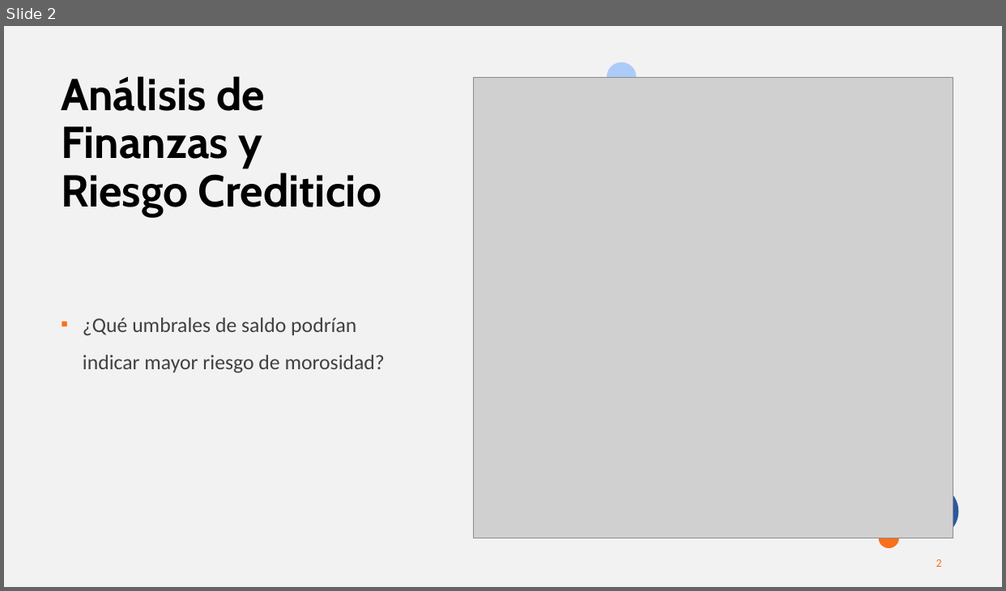
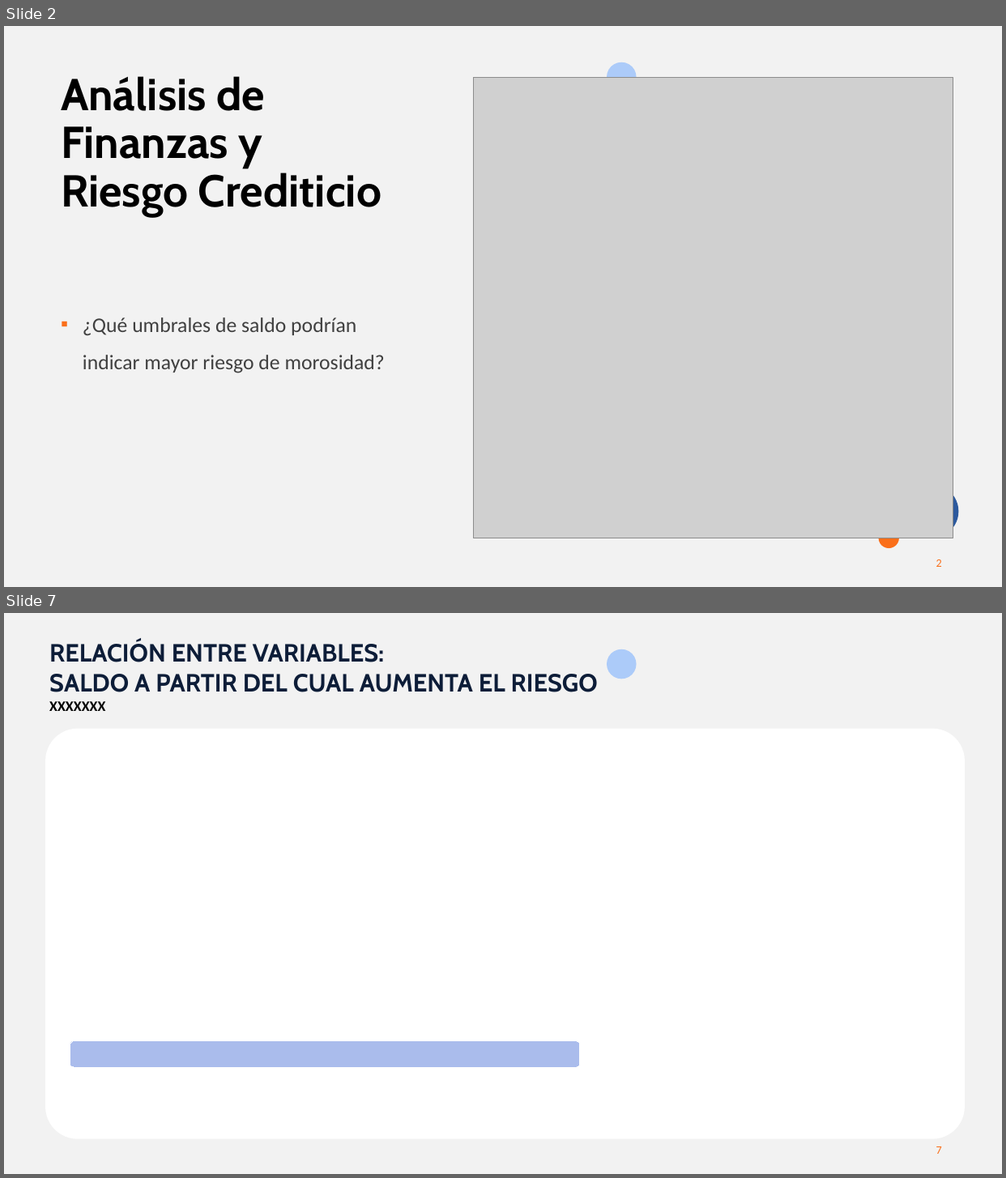
Before and after one commit to MarinaTorba/PersonalDataProrjects, a slide deck: Equip_B/results/S3_Presentacion_Finanzas.pptx. Shown one above the other, each under a label of ours: slide 2 before the commit, slides 2 and 7 after it; the slides between them are not shown. The pictures are 1006x591 and 1006x1178 pixels, drawn with LibreOffice and Linux fonts; fonts in the diff are those of the drawing; grey boxes stand for pictures. Boxes give left, top, right and bottom in pixels: in the first picture for what was removed or moved away, otherwise in the second. Text is boxed around its words. In the diff, an @@ line names an element or a change of style, - is before the commit and + after.

```diff
--- a/Equip_B/results/S3_Presentacion_Finanzas.pptx
+++ b/Equip_B/results/S3_Presentacion_Finanzas.pptx
@@ slide 7 added at (x1=4, y1=613, x2=1002, y2=1174), background #F2F2F2; not listed: 2 template elements that a slide beside it also shows @@
@@ text added at (x1=49, y1=641, x2=598, y2=711), 24 pt, text #0D1D38, bold @@
+RELACIÓN ENTRE VARIABLES:
+SALDO A PARTIR DEL CUAL AUMENTA EL RIESGO
+XXXXXXX
@@ rounded rectangle added at (x1=45, y1=728, x2=965, y2=1139), fill #FFFFFF @@
@@ rounded rectangle added at (x1=70, y1=1041, x2=580, y2=1067), fill #AABCEC, outline #FFFFFF 0.75 pt @@
@@ rectangle added at (x1=4, y1=1137, x2=214, y2=1174), fill #F2F2F2 @@
```
Also in this commit, not shown: 3 slides changed, 2 other slides added, 4 slides removed, 1 other file.
